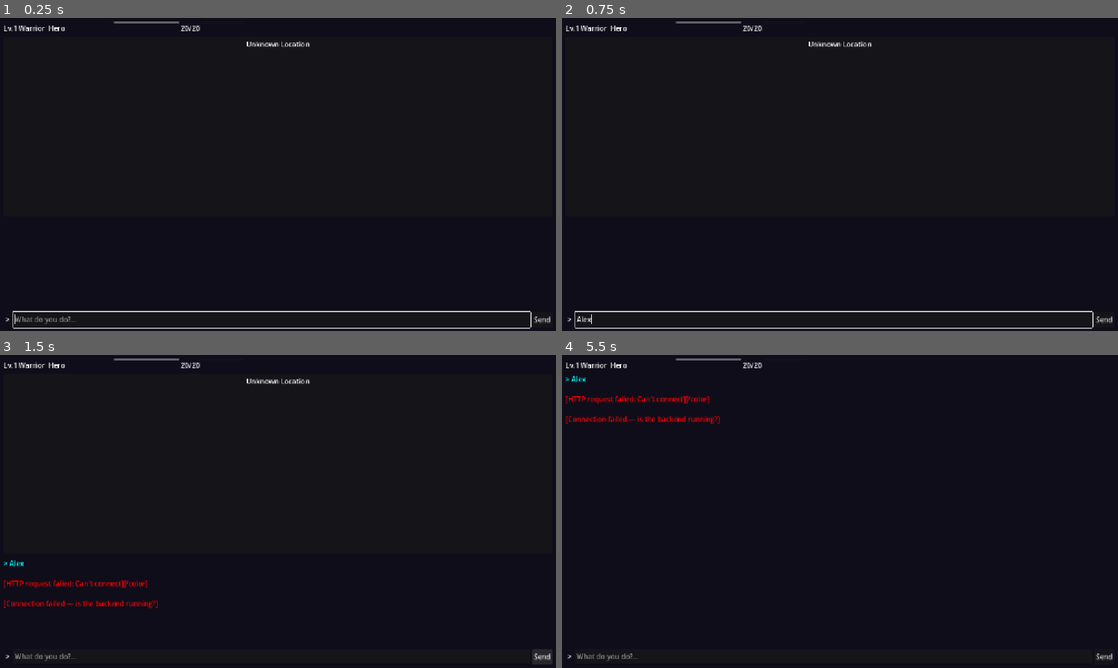
Above: before the commit, frames 1-4 (two rows, left to right).
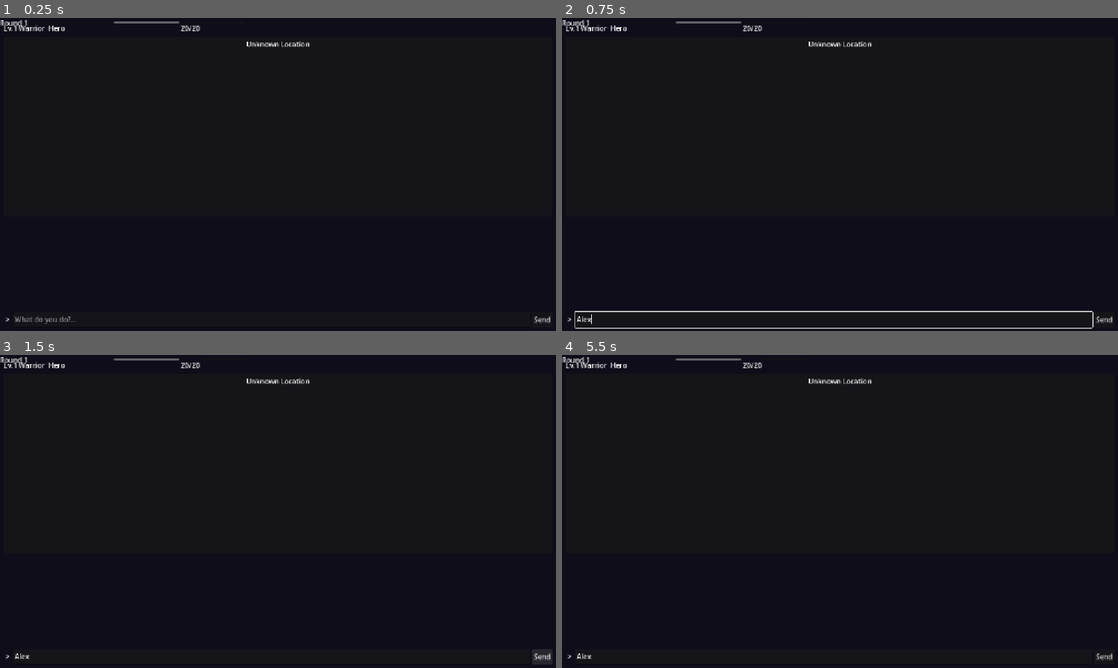
Above: after the commit, the same moments.

Repository: msbel5/ember-rpg
Game: Godot game, scene res://scenes/game_session.tscn
The game is run twice, just before and just after one commit, with the same random seed, the same clock (stepped at 60 frames per second) and the same inputs. This scene is started directly instead of the project's main scene.
Inputs (mouse positions are in pixels of both pictures, inside the frame that each line leads up to):
- Up to frame 1 (0.25 s): no input
- Up to frame 2 (0.75 s): click (834, 318) at 0.52 s; type "Alex" at 0.6 s
- Up to frame 3 (1.5 s): click "Send" at 1.25 s
- Up to frame 4 (5.5 s): click "Send" at 2 s; click "Send" at 2.75 s; tap Enter at 3.5, 5 s; drag from (840, 464) to (895, 442) at 3.52 s; tap Space at 4.25 s; drag from (728, 527) to (812, 574) at 4.27 s; move the mouse to (895, 442) at 5.02 s; tap I at 5.1 s; click (895, 442) at 5.17 s; tap M at 5.3 s

The runs differ from the first frame. In frame 1, 0.9% of the frame differs, in the area x 0-96%, y 0-100%; in frame 2, less than 0.1%; in frame 3, 0.9%; in frame 4, 1.0%, in the area x 0-56%, y 0-98%.
Error after the commit: Invalid assignment of property or key 'visible' with value of type 'bool' on a base object of type 'null instance'. (res://scenes/game_session.gd:21)

Commit message:
Fix: CombatHUD overlay on map, M key disabled during text input

Diff:
--- a/godot-client/scenes/game_session.gd
+++ b/godot-client/scenes/game_session.gd
@@ -238,10 +238,16 @@
 	_append_narrative("[color=yellow]✦ LEVEL UP! You are now level %d! ✦[/color]" % new_level)
 
 func _input(event: InputEvent) -> void:
-	# M key toggles map visibility
+	# M key toggles map visibility — but not when typing in text input
 	if event is InputEventKey and event.pressed and event.keycode == KEY_M:
+		if text_input.has_focus():
+			return  # Don't toggle map while typing
 		if tile_map_renderer:
 			map_viewer.visible = not map_viewer.visible
+	# I key toggles inventory (future)
+	if event is InputEventKey and event.pressed and event.keycode == KEY_I:
+		if text_input.has_focus():
+			return
 
 func _on_entity_revealed(entity_id: String) -> void:
 	if tile_map_renderer:
--- a/godot-client/scenes/game_session.tscn
+++ b/godot-client/scenes/game_session.tscn
@@ -102,17 +102,17 @@
 layout_mode = 2
 text = "Send"
 
-[node name="CombatHUD" type="PanelContainer" parent="."]
+[node name="CombatHUD" type="PanelContainer" parent="MainLayout/ContentSplit/MapPanel"]
 visible = false
 layout_mode = 1
-anchors_preset = 2
-anchor_top = 1.0
-anchor_bottom = 1.0
-offset_left = 8.0
-offset_top = -250.0
-offset_right = 408.0
-offset_bottom = -50.0
-grow_vertical = 0
+anchors_preset = 1
+anchor_left = 1.0
+anchor_right = 1.0
+offset_left = -320.0
+offset_top = 30.0
+offset_right = -10.0
+offset_bottom = 230.0
+grow_horizontal = 0
 
 [node name="VBox" type="VBoxContainer" parent="CombatHUD"]
 layout_mode = 2
Not shown, added: godot-client/assets/sprites/bandit.png.import
Not shown, added: godot-client/assets/sprites/beggar.png.import
Not shown, added: godot-client/assets/sprites/blacksmith.png.import
Not shown, added: godot-client/assets/sprites/dragon.png.import
Not shown, added: godot-client/assets/sprites/guard.png.import
Not shown, added: godot-client/assets/sprites/healer.png.import
Not shown, added: godot-client/assets/sprites/innkeeper.png.import
Not shown, added: godot-client/assets/sprites/orc.png.import
Not shown, added: godot-client/assets/sprites/quest_giver.png.import
Not shown, added: godot-client/assets/sprites/sage.png.import
Not shown, added: godot-client/assets/sprites/spider.png.import
Not shown, added: godot-client/assets/sprites/spy.png.import
(and 7 more such lines)
